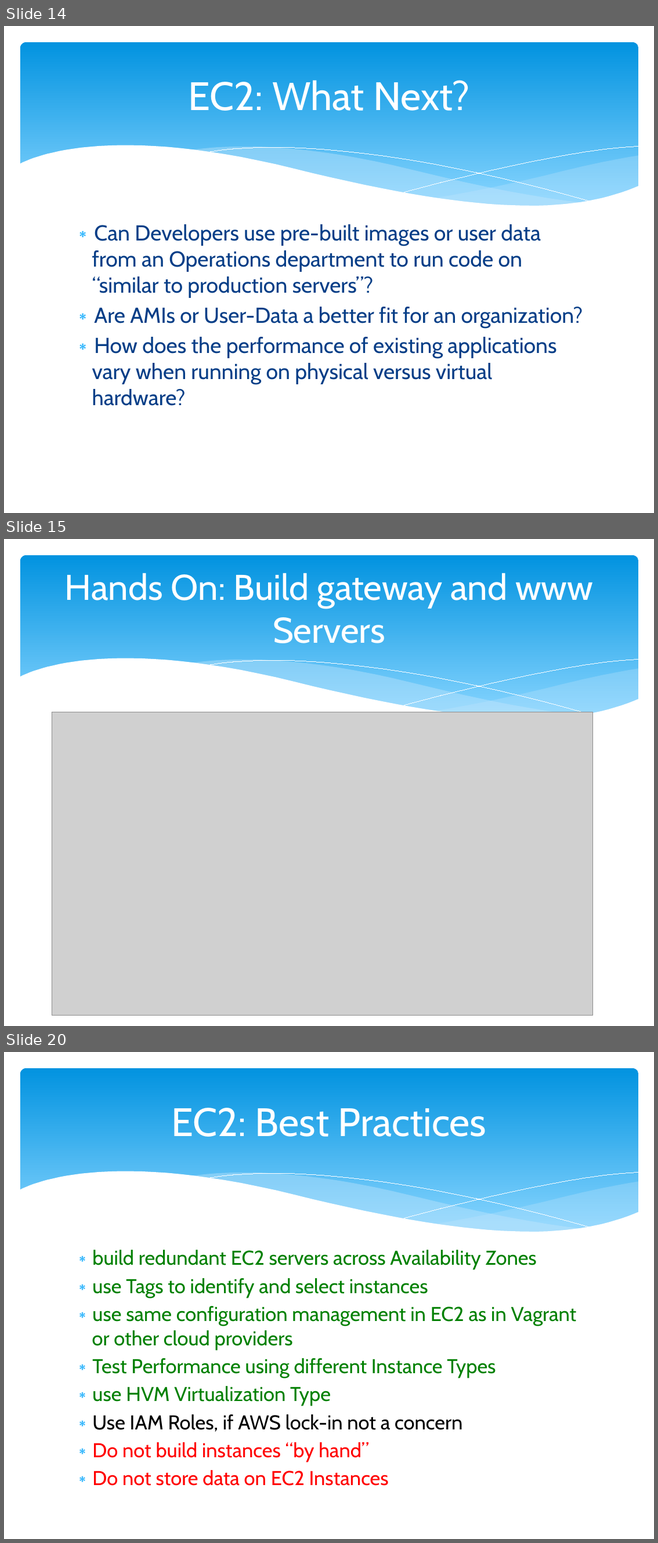
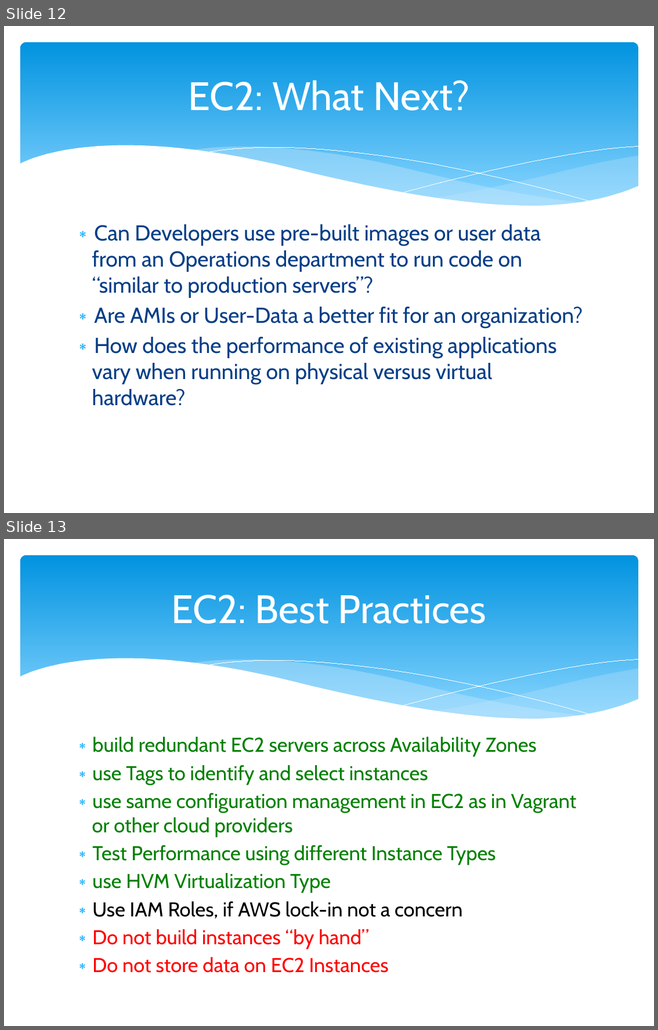
Before and after one commit to cloudavail/awstraining, a slide deck: aws-ec2/aws-ec2.pptx. Shown one above the other, each under a label of ours: slides 14, 15 and 20 before the commit, slides 12 and 13 after it; the slides between them are not shown. The pictures are 658x1543 and 658x1030 pixels, drawn with LibreOffice and Linux fonts; fonts in the diff are those of the drawing; grey boxes stand for pictures. Boxes give left, top, right and bottom in pixels: in the first picture for what was removed or moved away, otherwise in the second. Text is boxed around its words. In the diff, an @@ line names an element or a change of style, - is before the commit and + after.

```diff
--- a/aws-ec2/aws-ec2.pptx
+++ b/aws-ec2/aws-ec2.pptx
@@ slide 15 removed at [4,539,654,1026], background #FFFFFF; not listed: 6 template elements that a slide beside it also shows @@
@@ title removed at [65,573,593,643] @@
-Hands On: Build gateway and www Servers
@@ picture removed at [52,712,593,1016] @@
@@ what was slide 14 is now slide 12 @@
@@ what was slide 20 is now slide 13 @@
```
Also in this commit, not shown: 6 other slides removed, 1 other file.
